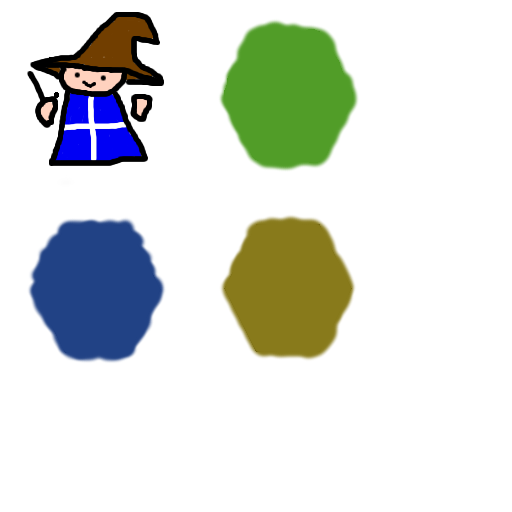
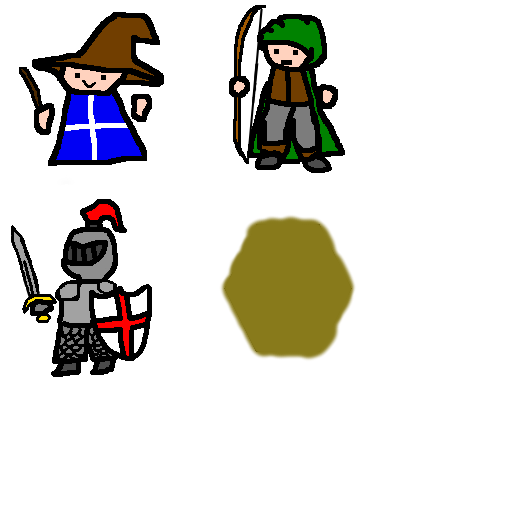
Layered file, before and after one edit (512x512). Changes by layer:
renamed "Blackmage-ff1-nes.png" to "0,0 mage", showed it, painted on it over (x1=19, y1=12, x2=164, y2=166)
added layer "0,1 scout" above "1,1 knight" over (x1=229, y1=5, x2=345, y2=173)
added layer "1,1 knight" above "0,0 mage antialiasing" over (x1=11, y1=199, x2=152, y2=377)
renamed "Layer #4" to "0,0 mage antialiasing", hid it, opacity 100% → 52%, painted on it over (x1=27, y1=12, x2=164, y2=166)
painted on "Taustaväri" over (x1=27, y1=18, x2=359, y2=364)
